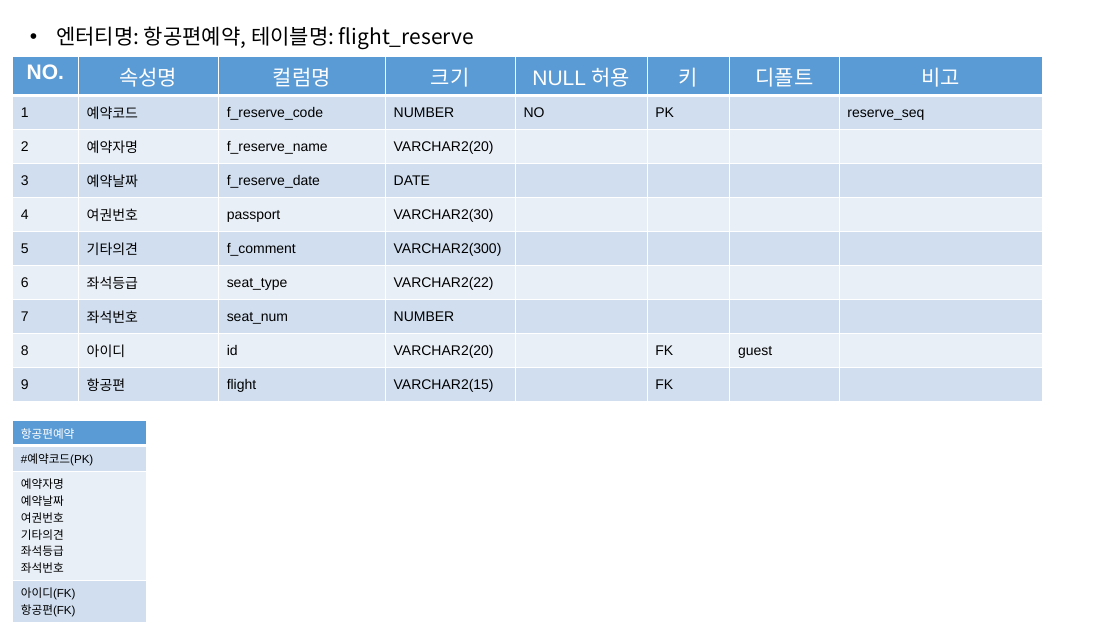
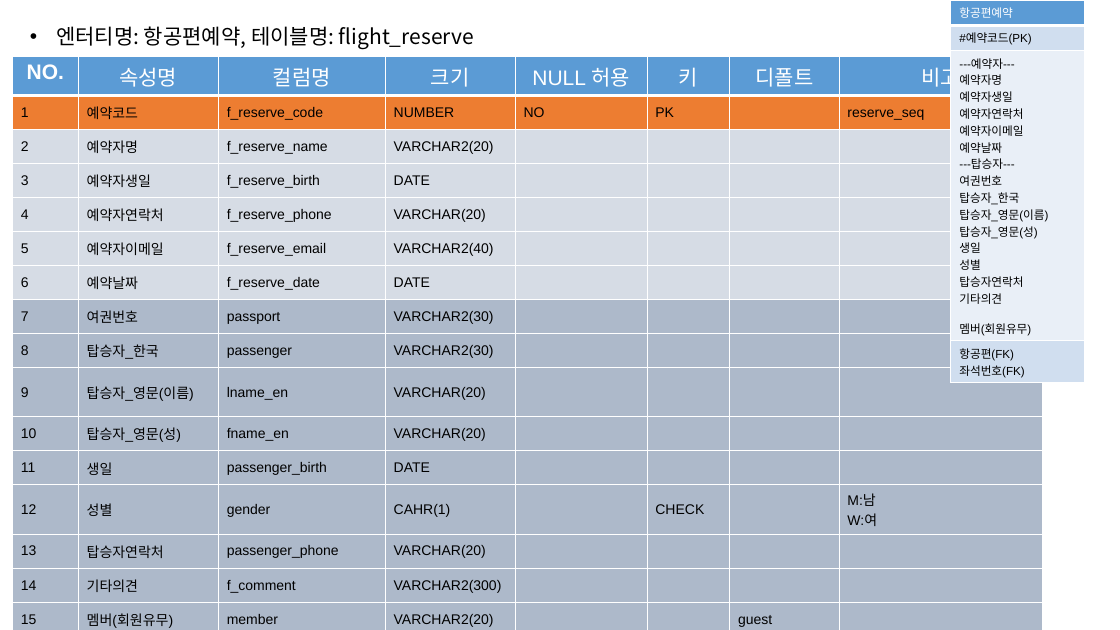
Before and after one commit to tomsnote/portfolio, a slide deck: slide 9 of UML/ERD.pptx. Drawn at 1120x630 pixels with LibreOffice and Linux fonts; fonts in the diff are those of the drawing. Boxes give left, top, right and bottom in pixels: in the first picture for what was removed or moved away, otherwise in the second. Text is boxed around its words. In the diff, an @@ line names an element or a change of style, - is before the commit and + after.

```diff
--- a/UML/ERD.pptx
+++ b/UML/ERD.pptx
@@ table added at <box>951,0,1085,382</box>, 4 rows, 1 columns @@
+항공편예약
+#예약코드(PK)
+---예약자--- / 예약자명 / 예약자생일 / 예약자연락처 / 예약자이메일 / 예약날짜 / ---탑승자--- / 여권번호 / 탑승자_한국 / 탑승자_영문(이름) / 탑승자_영문(성) / 생일 / 성별 / 탑승자연락처 / 기타의견 / 멤버(회원유무)
+항공편(FK) / 좌석번호(FK)
@@ table at <box>13,56,1044,630</box> @@
-row 4: 3 | 예약날짜 | f_reserve_date | DATE |  |  |  | 
-row 5: 4 | 여권번호 | passport | VARCHAR2(30) |  |  |  | 
-row 6: 5 | 기타의견 | f_comment | VARCHAR2(300) |  |  |  | 
-row 7: 6 | 좌석등급 | seat_type | VARCHAR2(22) |  |  |  | 
-row 8: 7 | 좌석번호 | seat_num | NUMBER |  |  |  | 
-row 9: 8 | 아이디 | id | VARCHAR2(20) |  | FK | guest | 
-row 10: 9 | 항공편 | flight | VARCHAR2(15) |  | FK |  | 
+row 4: 3 | 예약자생일 | f_reserve_birth | DATE |  |  |  | 
+row 5: 4 | 예약자연락처 | f_reserve_phone | VARCHAR(20) |  |  |  | 
+row 6: 5 | 예약자이메일 | f_reserve_email | VARCHAR2(40) |  |  |  | 
+row 7: 6 | 예약날짜 | f_reserve_date | DATE |  |  |  | 
+row 8: 7 | 여권번호 | passport | VARCHAR2(30) |  |  |  | 
+row 9: 8 | 탑승자_한국 | passenger | VARCHAR2(30) |  |  |  | 
+row 10: 9 | 탑승자_영문(이름) | lname_en | VARCHAR(20) |  |  |  | 
+row 11: 10 | 탑승자_영문(성) | fname_en | VARCHAR(20) |  |  |  | 
+row 12: 11 | 생일 | passenger_birth | DATE |  |  |  | 
+row 13: 12 | 성별 | gender | CAHR(1) |  | CHECK |  | M:남 / W:여
+row 14: 13 | 탑승자연락처 | passenger_phone | VARCHAR(20) |  |  |  | 
+row 15: 14 | 기타의견 | f_comment | VARCHAR2(300) |  |  |  | 
+row 16: 15 | 멤버(회원유무) | member | VARCHAR2(20) |  |  | guest | 
+row 17: 16 | 항공편 | flight | VARCHAR2(15) |  | FK |  | 
+row 18: 17 | 좌석코드 | seat_num | VARCHAR2(10) |  | FK |  | 
@@ table removed at <box>13,421,146,621</box>, 4 rows, 1 columns @@
-항공편예약
-#예약코드(PK)
-예약자명 / 예약날짜 / 여권번호 / 기타의견 / 좌석등급 / 좌석번호
-아이디(FK) / 항공편(FK)
```
Also in this commit, not shown: 6 other slides changed, 17 other files.
